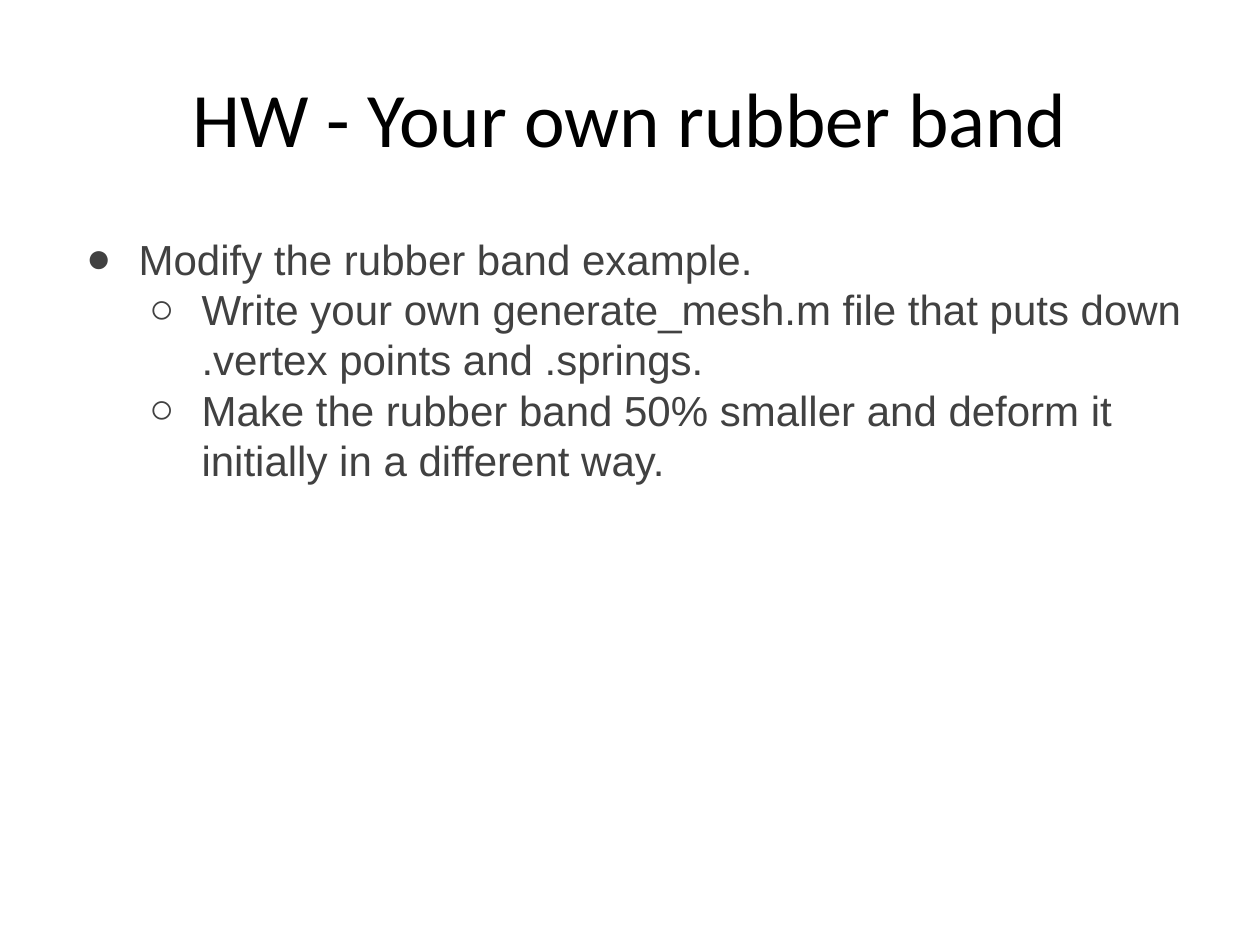
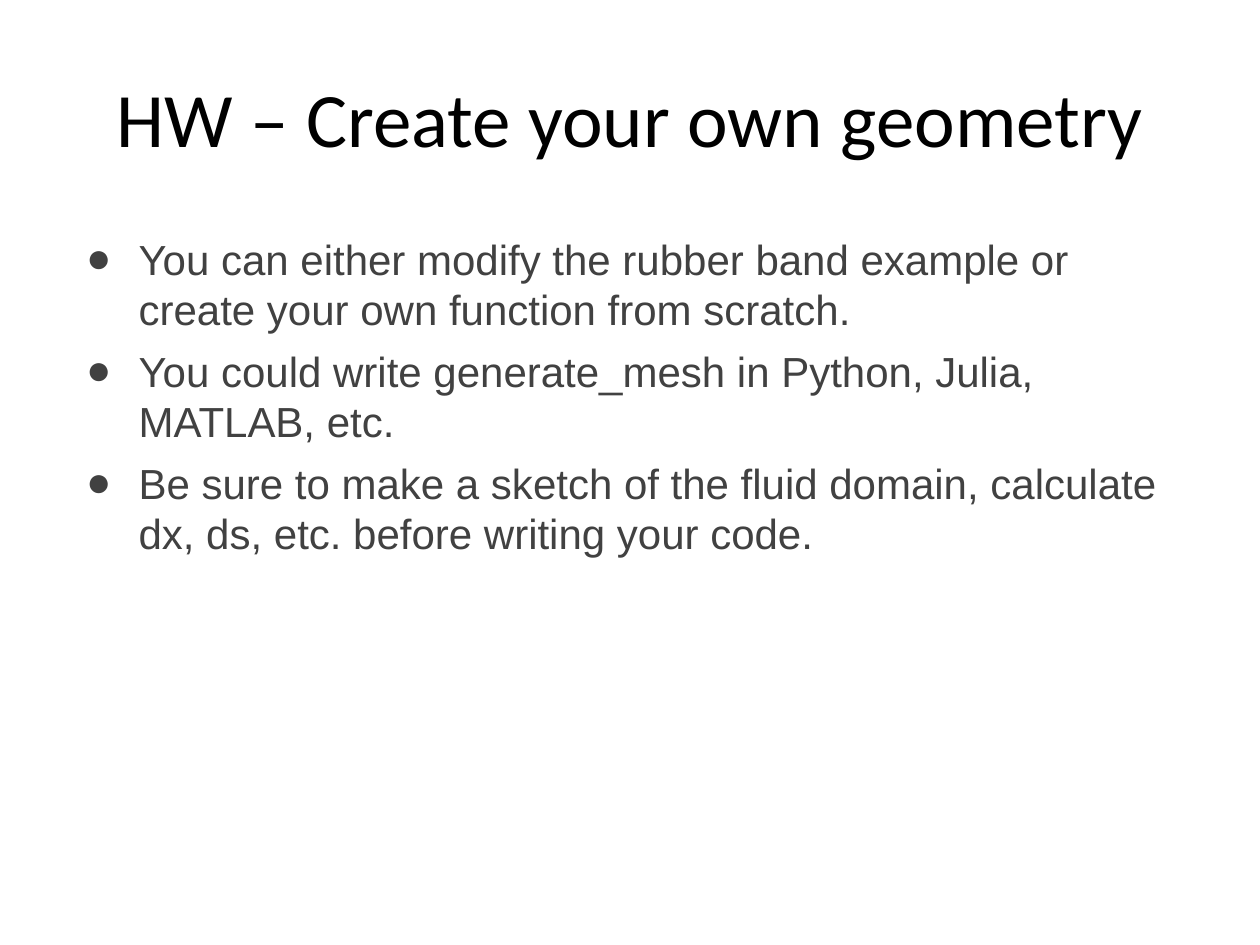
Before and after one commit to fairyflies9/IBAMR-Tutorials, a slide deck: slide 37 of UA Tutorials/Lecture2-InputFiles-Ib2d-IBAMR.pptx (slide 28 before the commit). Drawn at 1260x945 pixels with LibreOffice and Linux fonts; fonts in the diff are those of the drawing. Boxes give left, top, right and bottom in pixels: in the first picture for what was removed or moved away, otherwise in the second. Text is boxed around its words. In the diff, an @@ line names an element or a change of style, - is before the commit and + after.

Commit message:
update to UA tutorial 2
added codes to read .vertex and .spring files, added slides

```diff
--- a/UA Tutorials/Lecture2-InputFiles-Ib2d-IBAMR.pptx
+++ b/UA Tutorials/Lecture2-InputFiles-Ib2d-IBAMR.pptx
@@ title at (117, 97, 1143, 161): text changed @@
-HW - Your own rubber band
+HW – Create your own geometry
@@ text at (139, 244, 1156, 558): text changed @@
-● Modify the rubber band example.
-  ○ Write your own generate_mesh.m file that puts down .vertex points and .springs.
-  ○ Make the rubber band 50% smaller and deform it initially in a different way.
+● You can either modify the rubber band example or create your own function from scratch.
+● You could write generate_mesh in Python, Julia, MATLAB, etc.
+● Be sure to make a sketch of the fluid domain, calculate dx, ds, etc. before writing your code.
```
Also in this commit, not shown: 5 other slides changed, 9 slides added, 4 other files.
